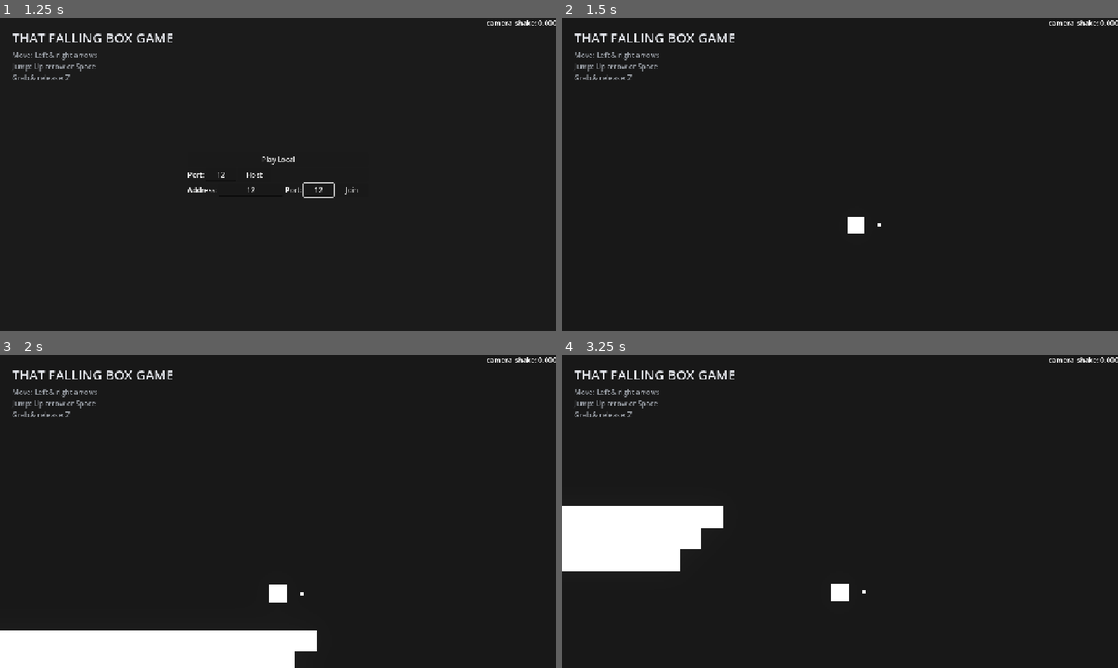
Above: before the commit, frames 1-4 (two rows, left to right).
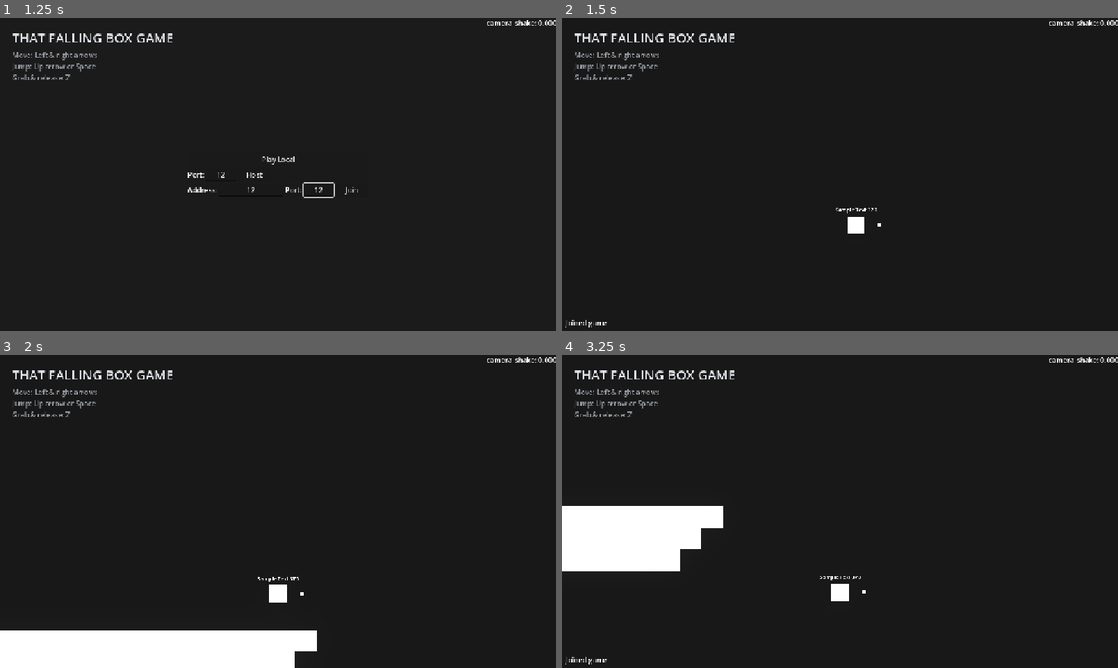
Above: after the commit, the same moments.

Repository: itsMapleLeaf/falling-box
Game: Godot game, scene res://src/main.tscn
Two runs of this game, one before a commit and one after it. Both use one fixed random seed, a clock stepped at 60 frames per second and the inputs below.
Inputs (mouse positions are in pixels of both pictures, inside the frame that each line leads up to):
- Up to frame 1 (1.25 s): click (222, 174) at 0.52 s; type "12" at 0.6 s; click (250, 190) at 0.75 s; type "12" at 0.83 s; click (316, 190) at 0.98 s; type "12" at 1.07 s
- Up to frame 2 (1.5 s): click "Host" at 1.25 s
- Up to frame 3 (2 s): no input
- Up to frame 4 (3.25 s): tap Enter at 2 s; move the mouse to (962, 495) at 2.02 s; hold Right (move_right) 2.03-2.75 s; tap I at 2.1 s; click (962, 495) at 2.17 s; tap Up (jump) at 2.27 s; drag from (728, 527) to (856, 570) at 2.77 s

Frame 1 is identical in both runs. In frame 2, less than 0.1% of the frame differs, in the area x 0-57%, y 60-99%; in frame 3, less than 0.1%; in frame 4, less than 0.1%.

Commit message:
placeholder name tags

Diff:
--- a/src/online_game.gd
+++ b/src/online_game.gd
@@ -38,11 +38,26 @@
 
 	game.falling_box_spawn_timer.timeout.connect(_on_falling_box_spawn_timer_timeout)
 
+	_identify()
+
+
+func join_server(host: String, port: int) -> void:
+	enet_peer.create_client(host, port)
+	multiplayer.multiplayer_peer = enet_peer
+
+	enet_peer.peer_connected.connect(_on_peer_connected)
+	enet_peer.peer_disconnected.connect(_on_peer_disconnected)
+
+	multiplayer.connected_to_server.connect(_on_connected_to_server)
+	multiplayer.server_disconnected.connect(_on_server_disconnected)
+
 
 func _on_peer_connected(peer_id: int) -> void:
 	prints("connected:", peer_id)
 
-	player_spawner.spawn(inst_to_dict(PlayerSpawnData.new().with_peer_id(peer_id)))
+	if multiplayer.is_server():
+		player_spawner.spawn(inst_to_dict(PlayerSpawnData.new().with_peer_id(peer_id)))
+		_identify.rpc_id(peer_id)
 
 
 func _on_peer_disconnected(peer_id: int) -> void:
@@ -50,16 +65,23 @@
 	remove_player(peer_id)
 
 
-func join_server(host: String, port: int) -> void:
-	enet_peer.create_client(host, port)
-	multiplayer.multiplayer_peer = enet_peer
-
-	multiplayer.server_disconnected.connect(_on_server_disconnected)
+func _on_connected_to_server() -> void:
+	pass
 
 
 func _on_server_disconnected() -> void:
 	_change_screen(load("res://src/main_menu.tscn").instantiate())
 	DebugUI.log("Disconnected from server")
+
+
+@rpc
+func _identify() -> void:
+	DebugUI.log("Joined game")
+
+	var peer_id := multiplayer.get_unique_id()
+	var player := players_by_peer_id[peer_id]
+	if player:
+		player.set_name_tag_text("Sample Text " + str(randi() % 1000))
 
 
 class PlayerSpawnData:
--- a/src/player.gd
+++ b/src/player.gd
@@ -21,6 +21,7 @@
 @onready var crush_detector_bottom: Area2D = %CrushDetectorBottom
 @onready var camera: Camera2D = %Camera
 @onready var respawn_timer: Timer = %RespawnTimer
+@onready var name_tag: Label = %NameTag
 
 var respawn_delay: float:
 	set(value):
@@ -41,6 +42,10 @@
 		is_local || is_multiplayer_authority()
 		|| multiplayer.multiplayer_peer is OfflineMultiplayerPeer
 	)
+
+
+func set_name_tag_text(text: String) -> void:
+	name_tag.text = text
 
 
 func _process(_delta: float) -> void:
--- a/src/player.tscn
+++ b/src/player.tscn
@@ -25,6 +25,15 @@
 properties/1/path = NodePath(".:facing")
 properties/1/spawn = true
 properties/1/replication_mode = 1
+properties/2/path = NodePath("NameTag:text")
+properties/2/spawn = true
+properties/2/replication_mode = 1
+
+[sub_resource type="SystemFont" id="SystemFont_ehvfd"]
+
+[sub_resource type="LabelSettings" id="LabelSettings_h5w0j"]
+font = SubResource("SystemFont_ehvfd")
+font_size = 12
 
 [node name="Player" type="CharacterBody2D" unique_id=1988052361]
 collision_layer = 2
@@ -86,4 +95,22 @@
 [node name="MultiplayerSynchronizer" type="MultiplayerSynchronizer" parent="." unique_id=2084790207]
 replication_config = SubResource("SceneReplicationConfig_gmfve")
 
+[node name="NameTag" type="Label" parent="." unique_id=101886723]
+unique_name_in_owner = true
+anchors_preset = 7
+anchor_left = 0.5
+anchor_top = 1.0
+anchor_right = 0.5
+anchor_bottom = 1.0
+offset_left = -47.0
+offset_top = -50.0
+offset_right = 48.0
+offset_bottom = -27.0
+grow_horizontal = 2
+grow_vertical = 0
+text = "Sample Text"
+label_settings = SubResource("LabelSettings_h5w0j")
+horizontal_alignment = 1
+vertical_alignment = 2
+
 [connection signal="timeout" from="RespawnTimer" to="." method="_on_respawn_timer_timeout"]
